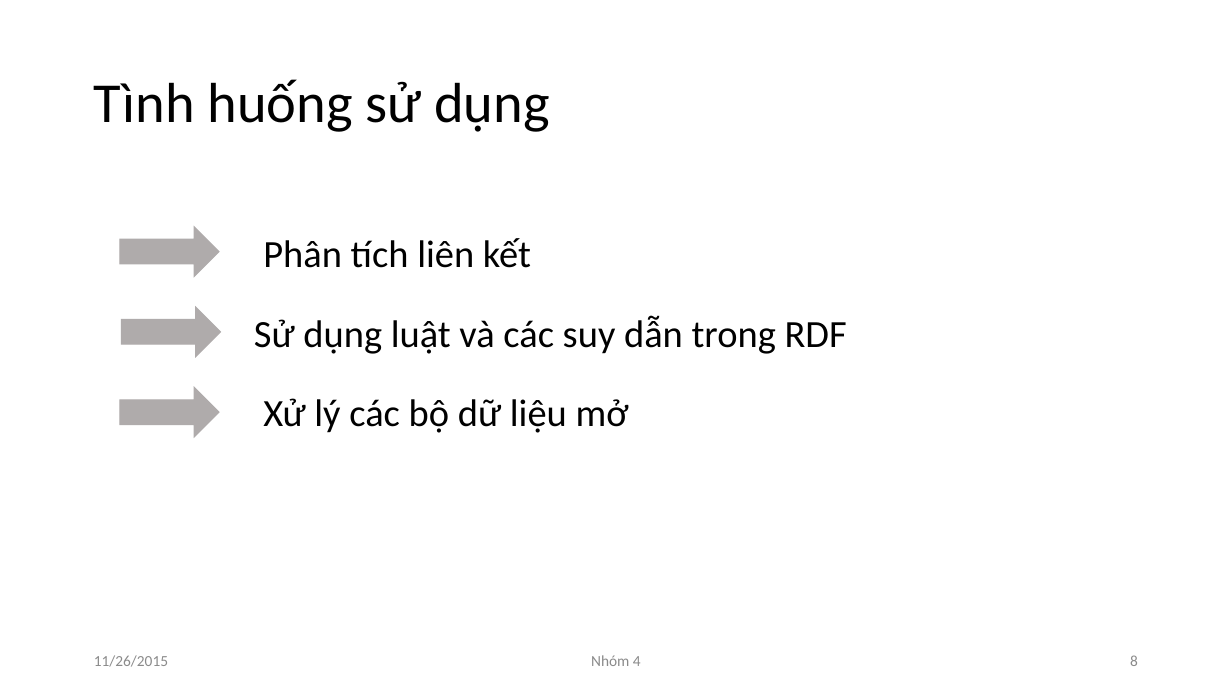
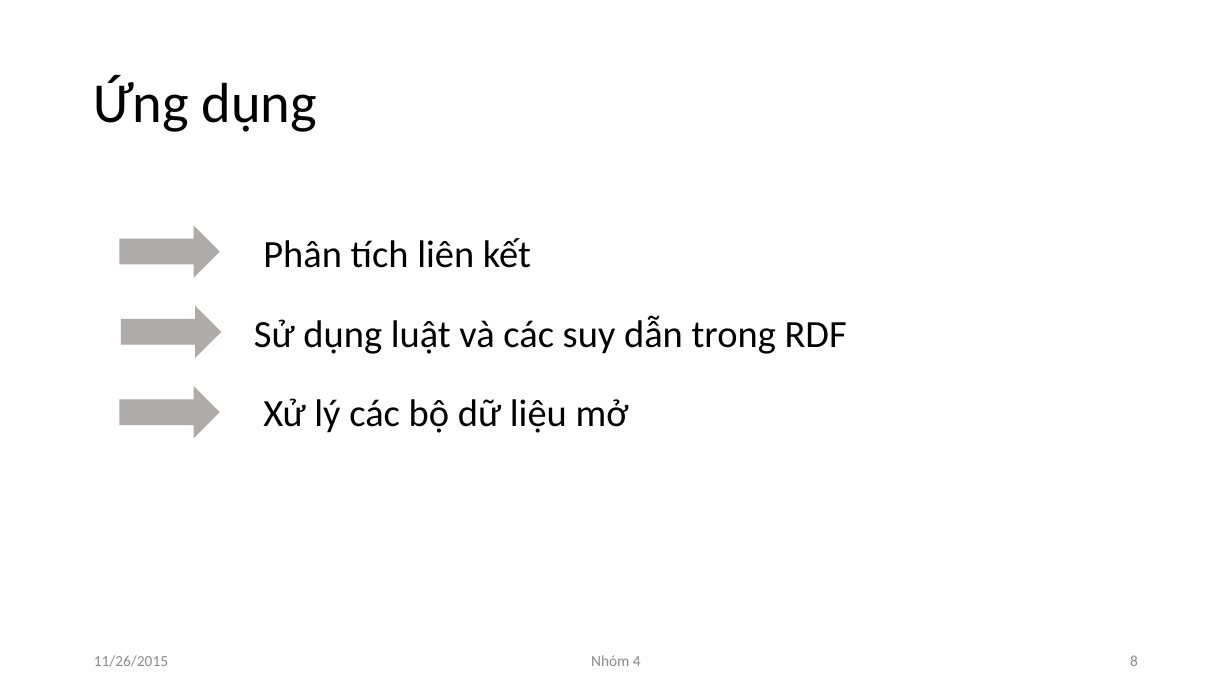
Before and after one commit to NguyenDucHoangLong/Group_4_HTTTHD, a slide deck: slide 8 of Document/Seminar/Slide/N04_SlideThuyetTrinh_v1.pptx. Drawn at 1232x693 pixels with LibreOffice and Linux fonts; fonts in the diff are those of the drawing. Boxes give left, top, right and bottom in pixels: in the first picture for what was removed or moved away, otherwise in the second. Text is boxed around its words. In the diff, an @@ line names an element or a change of style, - is before the commit and + after.

Commit message:
Cap nhat

```diff
--- a/Document/Seminar/Slide/N04_SlideThuyetTrinh_v1.pptx
+++ b/Document/Seminar/Slide/N04_SlideThuyetTrinh_v1.pptx
@@ title at <box>94,75,317,132</box>: text changed @@
-Tình huống sử dụng
+Ứng dụng
```
